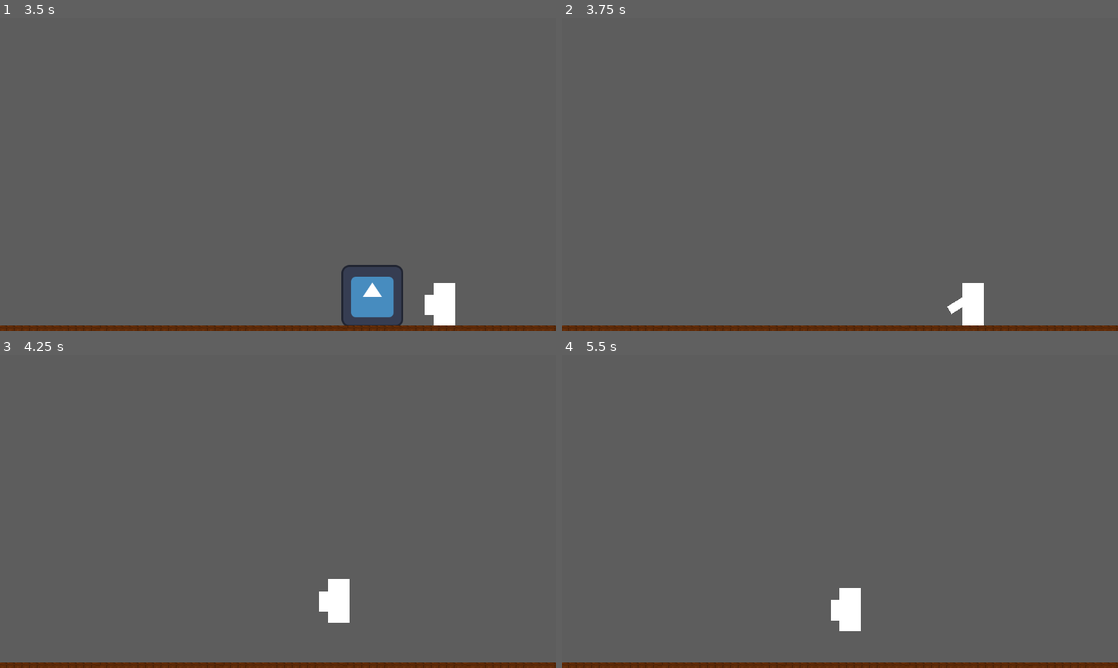
Above: before the commit, frames 1-4 (two rows, left to right).
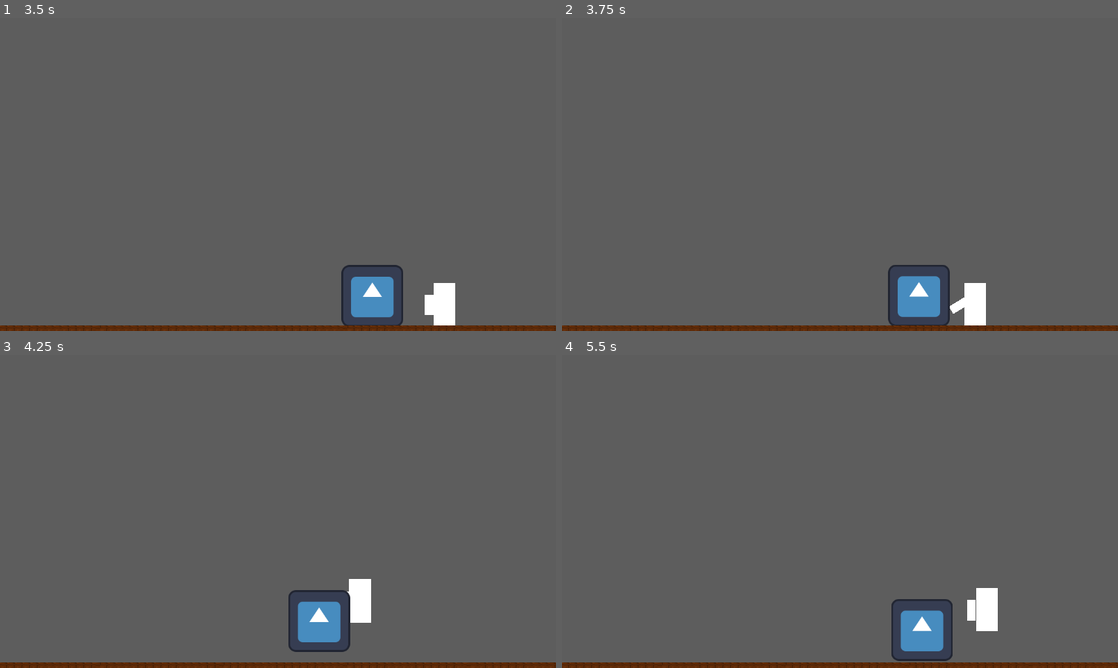
Above: after the commit, the same moments.

Repository: qzjo/Drnkn-Fghtr
Game: Godot game, scene res://start_screen.tscn
Two runs of this game, one before a commit and one after it. Both use one fixed random seed, a clock stepped at 60 frames per second and the inputs below. The engine's default icon, where the game draws it, is replaced by a stand-in: a white triangle on a blue panel in a dark square.
Inputs:
- Up to frame 1 (3.5 s): click "Start" at 0.5 s; hold E (punch) 1.28-2.03 s; hold D (move_right) 1.28-2.78 s; tap W (jump) at 1.52, 2.27 s; tap E (punch) at 2.1 s; hold A (move_left) from 2.78 s (still down); hold E (punch) from 2.78 s (still down)
- Up to frame 2 (3.75 s): keep holding A (move_left); release E (punch) at 3.53 s; tap E (punch) at 3.6 s
- Up to frame 3 (4.25 s): keep holding A (move_left); tap W (jump) at 3.77 s
- Up to frame 4 (5.5 s): hold E (punch) 4.28-5.03 s; tap W (jump) at 4.52, 5.27 s; release A (move_left) at 5.03 s; hold D (move_right) from 5.03 s (still down); tap E (punch) at 5.1 s

Frame 1 is identical in both runs. In frame 2, 2.2% of the frame differs, in the area x 58-77%, y 78-99%; in frame 3, 2.8%; in frame 4, 3.4%, in the area x 48-79%, y 74-98%.

Commit message:
changed damage values

Diff:
--- a/drnkn-fghtr/main_character.gd
+++ b/drnkn-fghtr/main_character.gd
@@ -81,7 +81,7 @@
 	if knockback_timer <= 0:
 		current_state = State.NORMAL  # Return to normal movement
 
-func take_damage(amount: int = 100):
+func take_damage(amount: int = 20):
 	health -= amount
 	print("damage taken:", amount)
 	if health <= 0:
--- a/drnkn-fghtr/mob.gd
+++ b/drnkn-fghtr/mob.gd
@@ -28,7 +28,7 @@
 func take_damage(amount: int):
 	if is_dead:
 		return
-	health -= 100
+	health -= 20
 	print("Mob took", amount, "damage! Health:", health)
 
 	if health <= 0:
